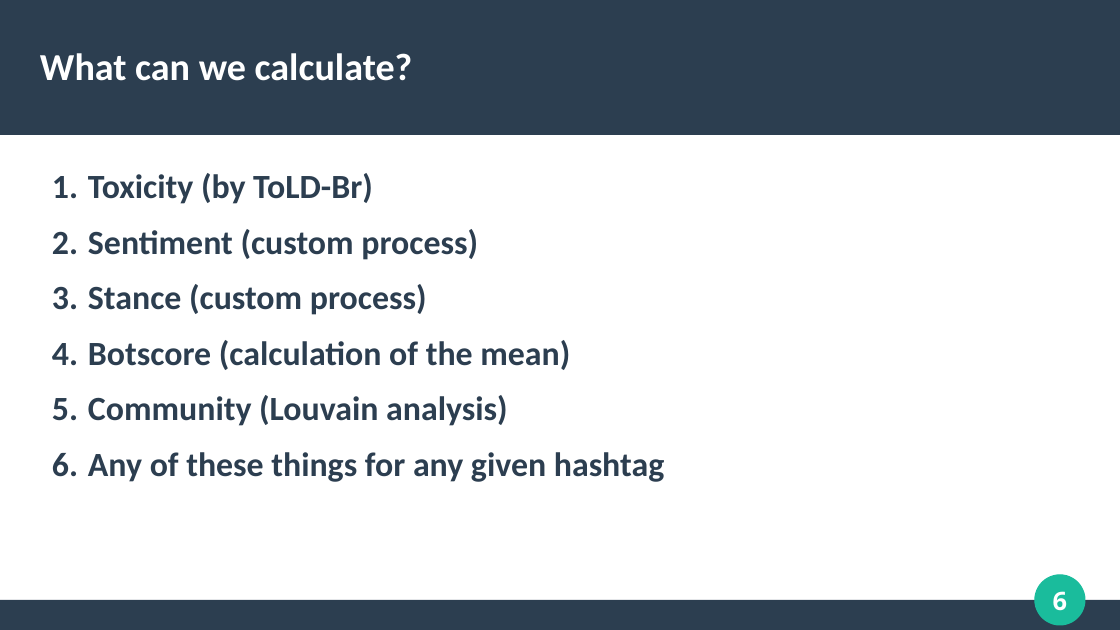
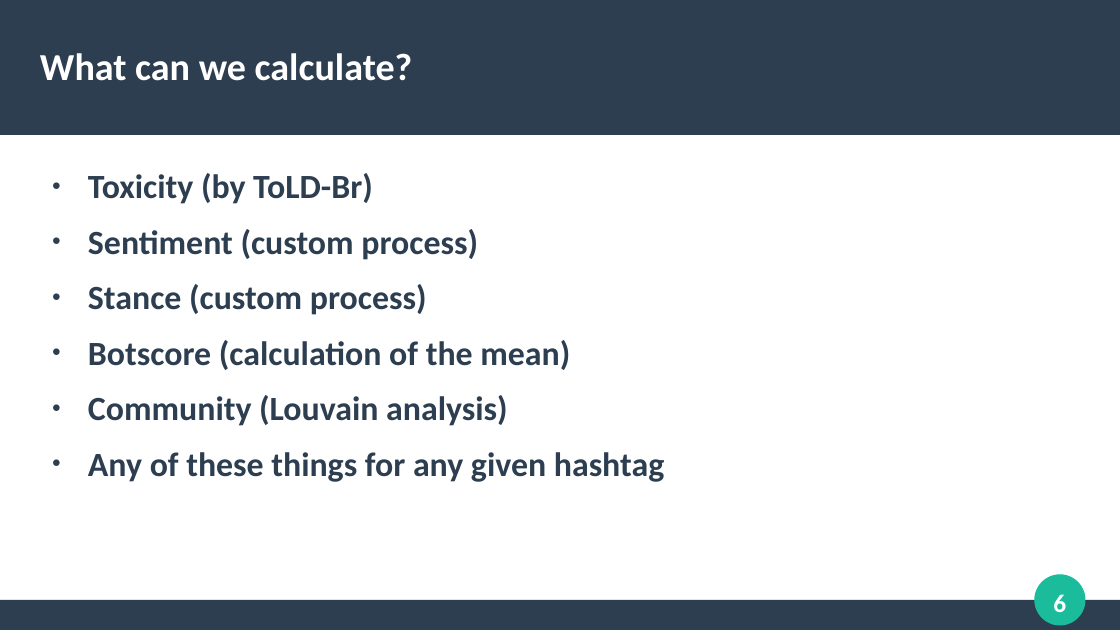
Before and after one commit to mercuridi/dissertation, a slide deck: slide 6 of presentation/pres.odp. Drawn at 1120x630 pixels with LibreOffice and Linux fonts; fonts in the diff are those of the drawing. Boxes give left, top, right and bottom in pixels: in the first picture for what was removed or moved away, otherwise in the second. Text is boxed around its words. In the diff, an @@ line names an element or a change of style, - is before the commit and + after.

```diff
--- a/presentation/pres.odp
+++ b/presentation/pres.odp
@@ text "Toxicity (by ToLD-Br)" at <box>88,173,664,482</box>: bullet 1. to ● @@
@@ page number at <box>1053,594,1066,612</box>: font Noto Sans to Calibri @@
```
Also in this commit, not shown: 17 other slides changed, 2 other files.
